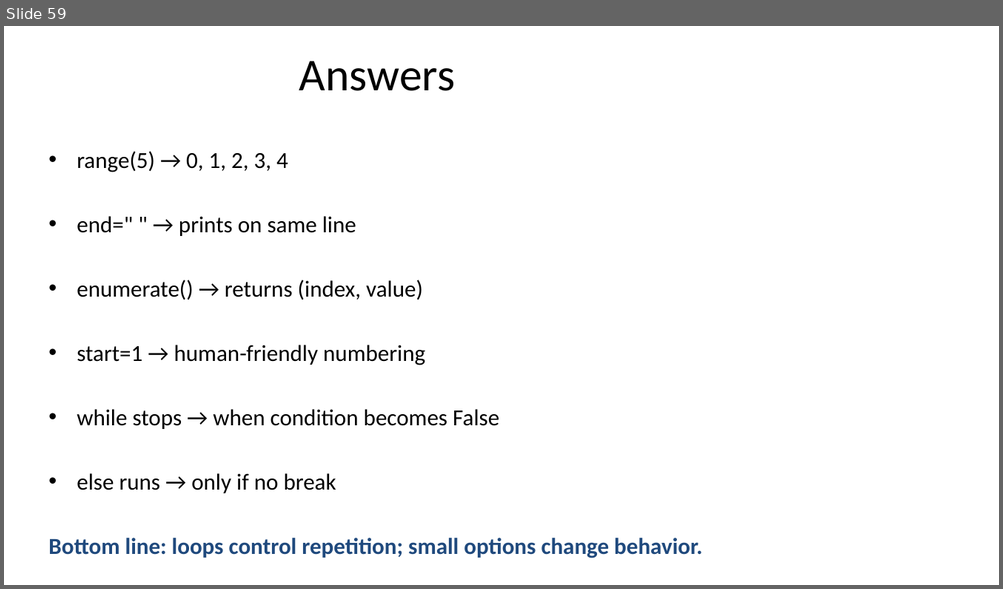
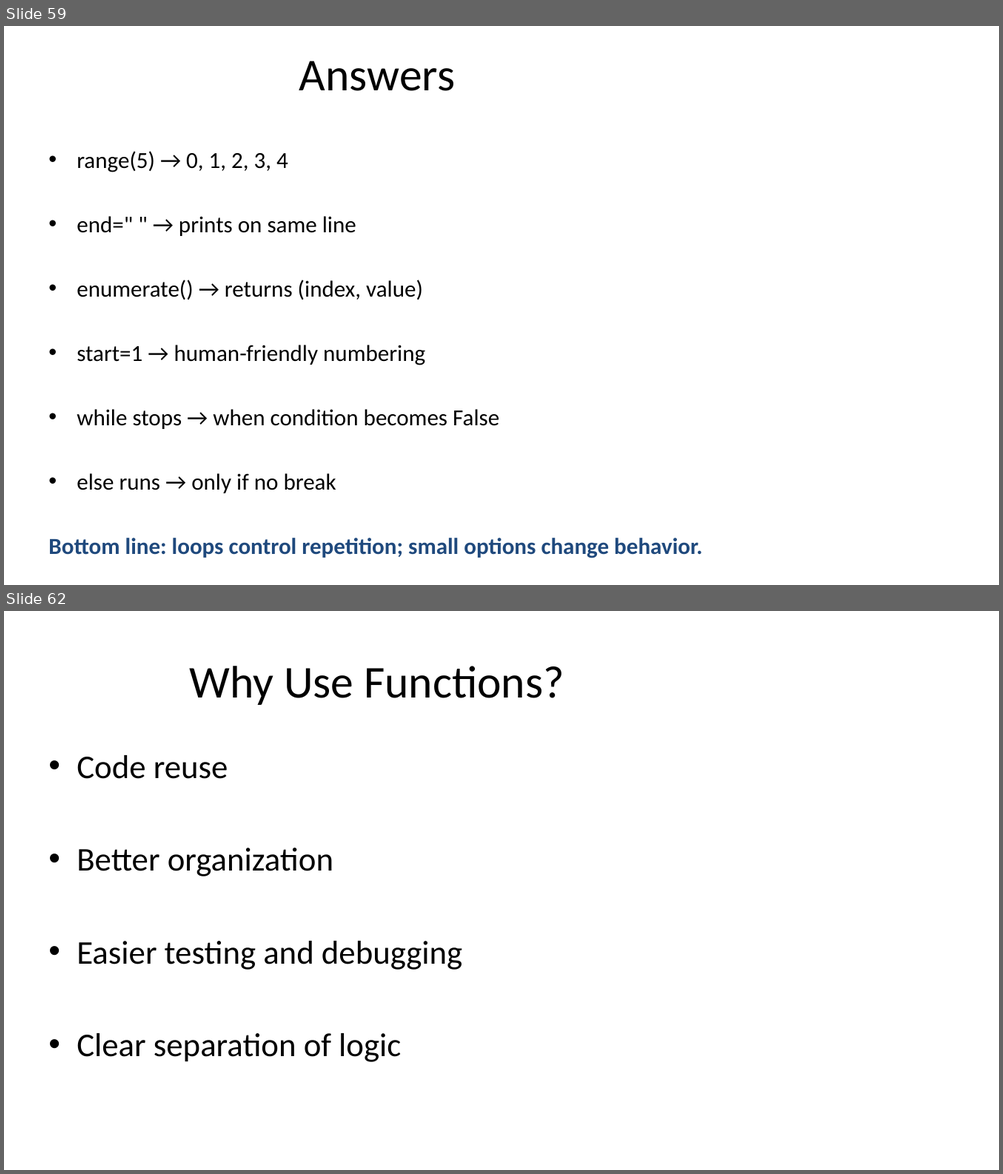
Before and after one commit to seanwhs/3-Day-Python-Crash-Course, a slide deck: Python_Crash_Course_2025.pptx. Shown one above the other, each under a label of ours: slide 59 before the commit, slides 59 and 62 after it; the slides between them are not shown. The pictures are 1003x589 and 1003x1174 pixels, drawn with LibreOffice and Linux fonts; fonts in the diff are those of the drawing. Boxes give left, top, right and bottom in pixels: in the first picture for what was removed or moved away, otherwise in the second. Text is boxed around its words. In the diff, an @@ line names an element or a change of style, - is before the commit and + after.

```diff
--- a/Python_Crash_Course_2025.pptx
+++ b/Python_Crash_Course_2025.pptx
@@ slide 62 added at box(4, 611, 999, 1170), background #FFFFFF @@
@@ title added at box(189, 666, 564, 705), 44 pt, text #000000 @@
+Why Use Functions?
@@ text added at box(77, 755, 462, 1062), 32 pt, text #000000 @@
+• Code reuse
+• Better organization
+• Easier testing and debugging
+• Clear separation of logic
```
Also in this commit, not shown: 1 slide changed, 21 other slides added, 1 slide removed.
